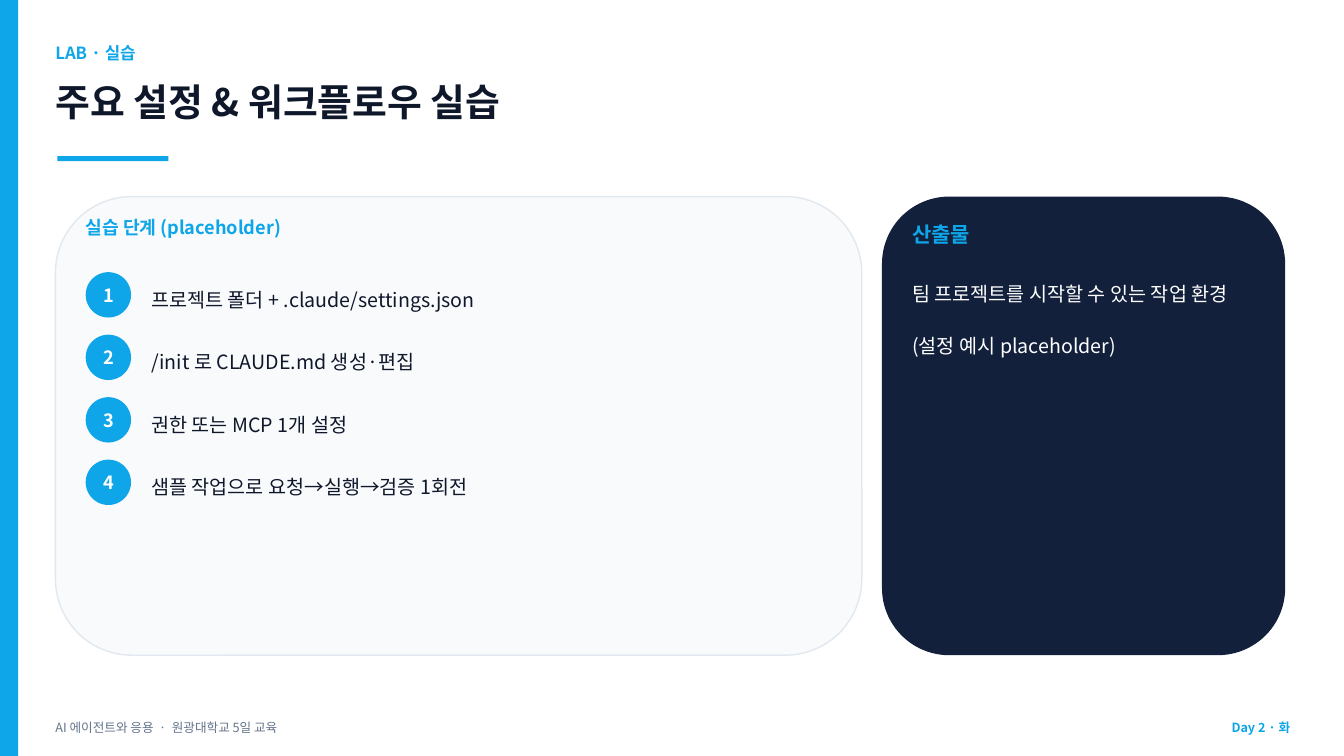
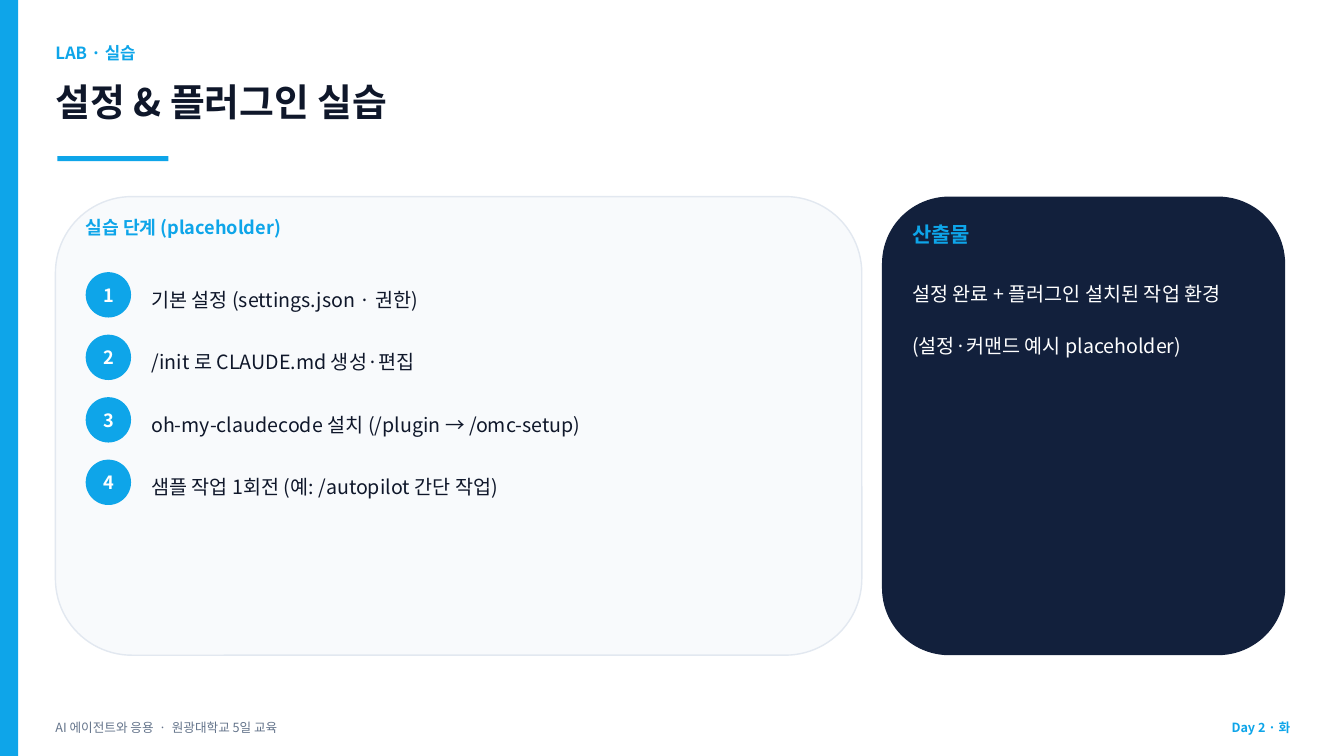
Before and after one commit to jyshin-22/wku-ai-agent-program, a slide deck: slide 33 of slides/day2.pptx (slide 29 before the commit). Drawn at 1344x756 pixels with LibreOffice and Linux fonts; fonts in the diff are those of the drawing. Boxes give left, top, right and bottom in pixels: in the first picture for what was removed or moved away, otherwise in the second. Text is boxed around its words. In the diff, an @@ line names an element or a change of style, - is before the commit and + after.

```diff
--- a/slides/day2.pptx
+++ b/slides/day2.pptx
@@ text at (55, 84, 388, 120): text changed @@
-주요 설정 & 워크플로우 실습
+설정 & 플러그인 실습
@@ text at (151, 290, 418, 312): text changed @@
-프로젝트 폴더 + .claude/settings.json
+기본 설정 (settings.json · 권한)
@@ text at (912, 284, 1220, 358): text changed @@
-팀 프로젝트를 시작할 수 있는 작업 환경
-(설정 예시 placeholder)
+설정 완료 + 플러그인 설치된 작업 환경
+(설정·커맨드 예시 placeholder)
@@ text at (151, 415, 580, 437): text changed @@
-권한 또는 MCP 1개 설정
+oh-my-claudecode 설치 (/plugin → /omc-setup)
@@ text at (151, 477, 498, 499): text changed @@
-샘플 작업으로 요청→실행→검증 1회전
+샘플 작업 1회전 (예: /autopilot 간단 작업)
```
Also in this commit, not shown: 15 other slides changed, 4 slides added, 7 other files.
